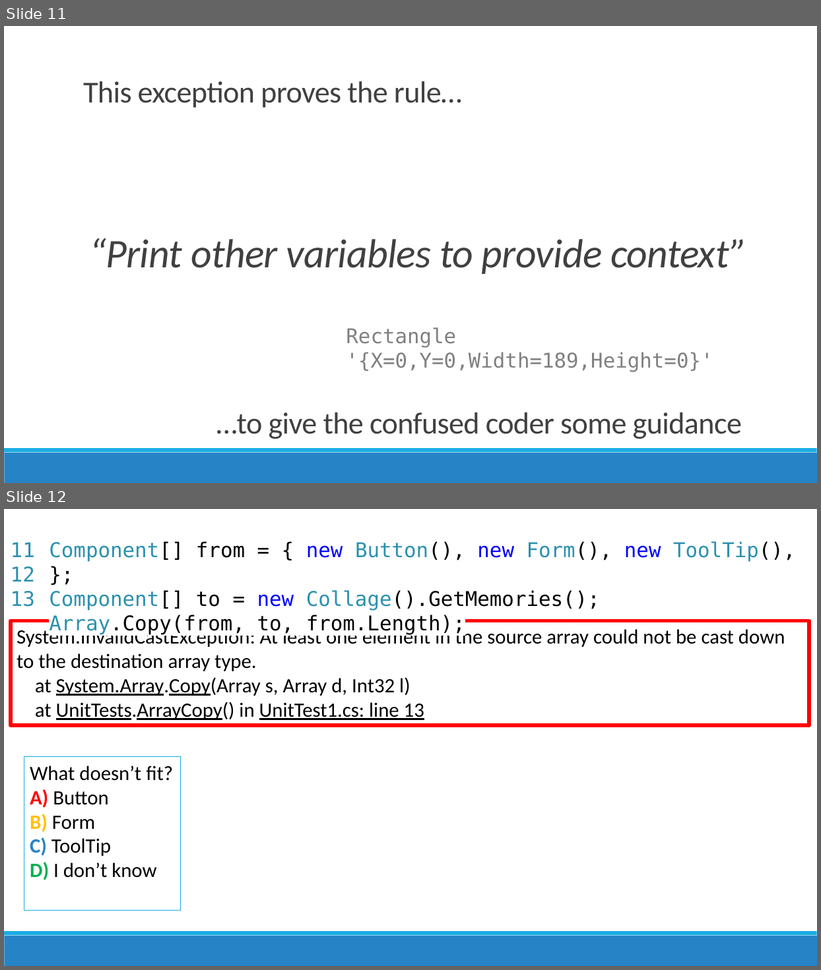
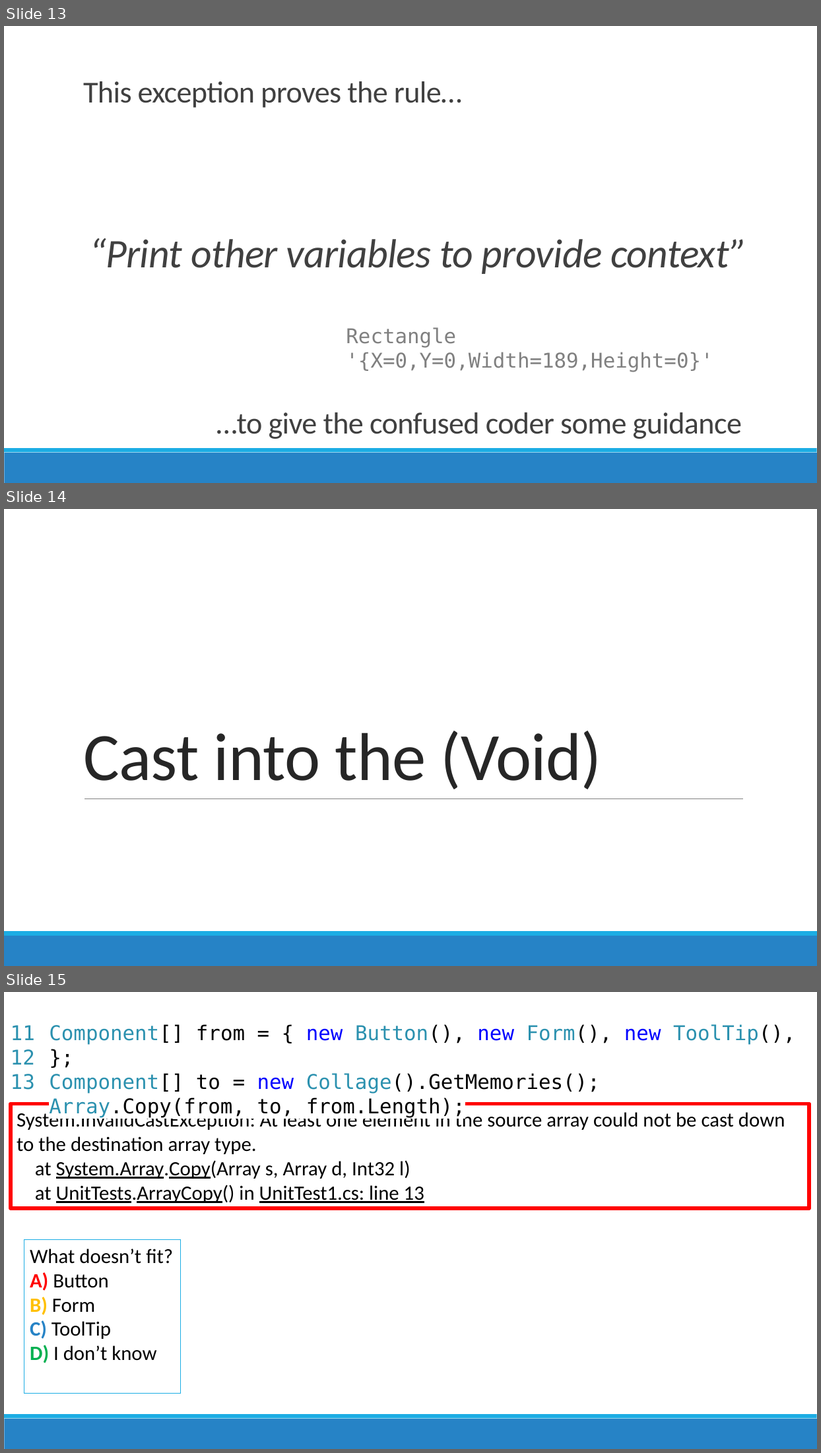
Before and after one commit to jamesrcounts/ExceptionalTalk, a slide deck: Talk.pptx. Shown one above the other, each under a label of ours: slides 11 and 12 before the commit, slides 13, 14 and 15 after it. The pictures are 821x970 and 821x1453 pixels, drawn with LibreOffice and Linux fonts; fonts in the diff are those of the drawing. Boxes give left, top, right and bottom in pixels: in the first picture for what was removed or moved away, otherwise in the second. Text is boxed around its words. In the diff, an @@ line names an element or a change of style, - is before the commit and + after.

```diff
--- a/Talk.pptx
+++ b/Talk.pptx
@@ slide 14 added at bbox=[4, 509, 817, 966], background #FFFFFF; not listed: 2 template elements that a slide beside it also shows @@
@@ title added at bbox=[83, 731, 603, 789], 80 pt, text #262626 @@
+Cast into the (Void)
@@ line added from (85, 799) to (743, 799), #808080 0.5 pt @@
@@ what was slide 11 is now slide 13 @@
@@ what was slide 12 is now slide 15 @@
```
Also in this commit, not shown: 1 slide changed, 13 other slides added, 3 other files.
